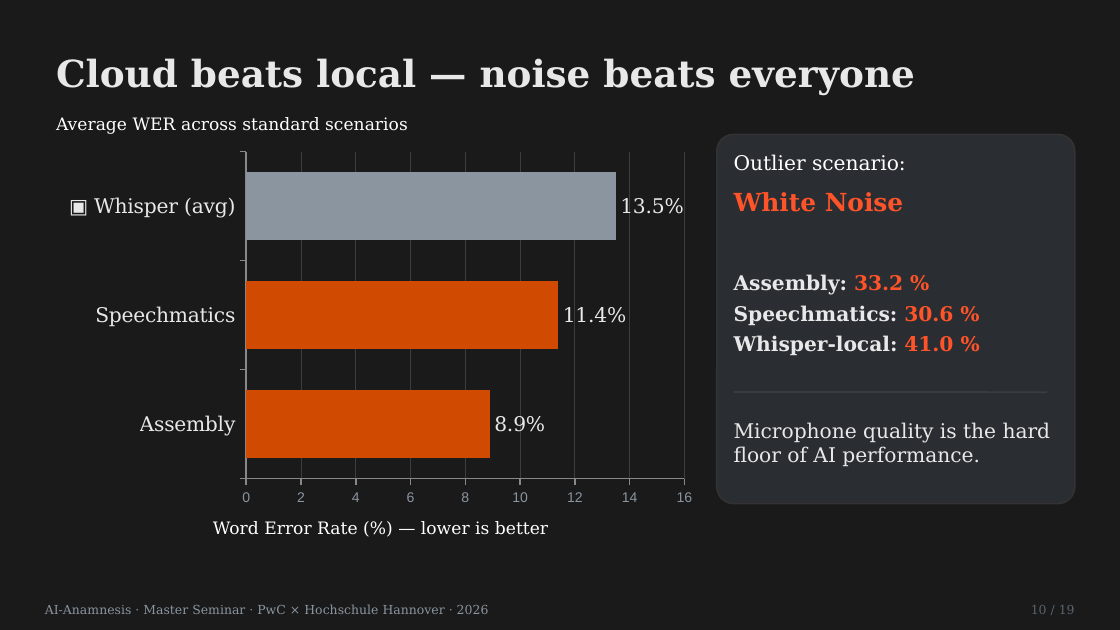
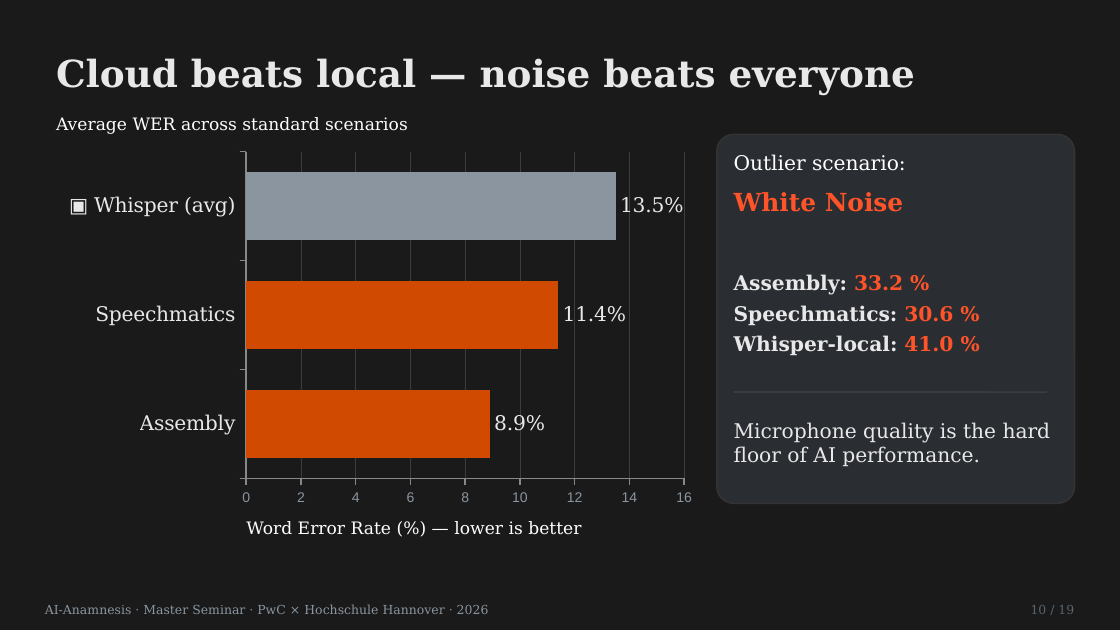
Before and after one commit to LeonardNid/Seminar_Anamnese, a slide deck: slide 12 of Präsi/AI_Anamnesis.pptx. Drawn at 1120x630 pixels with LibreOffice and Linux fonts; fonts in the diff are those of the drawing; background and template pictures are left out. Boxes give left, top, right and bottom in pixels: in the first picture for what was removed or moved away, otherwise in the second. Text is boxed around its words. In the diff, an @@ line names an element or a change of style, - is before the commit and + after.

```diff
--- a/Präsi/AI_Anamnesis.pptx
+++ b/Präsi/AI_Anamnesis.pptx
@@ text "Word Error Rate (%) — ...": place and size @@
-text "Word Error Rate (%) — ..." at [213, 521, 548, 535]
+text "Word Error Rate (%) — ..." at [246, 521, 581, 535]
```
Also in this commit, not shown: 8 other slides changed, 5 other files.
